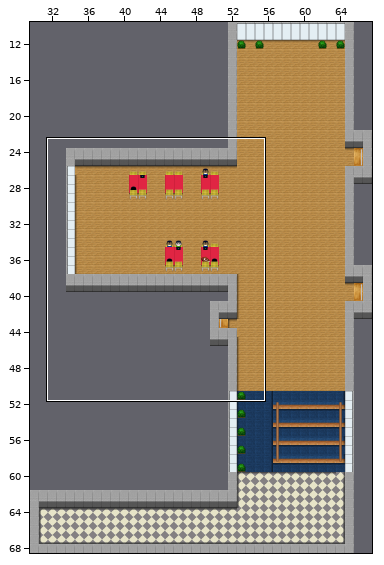
One commit to this Tiled map: zen-android/assets/data/maps/floor1.tmx. The first picture is a wide view before the edit; the outline marks the close-up.
Close-up. Before:
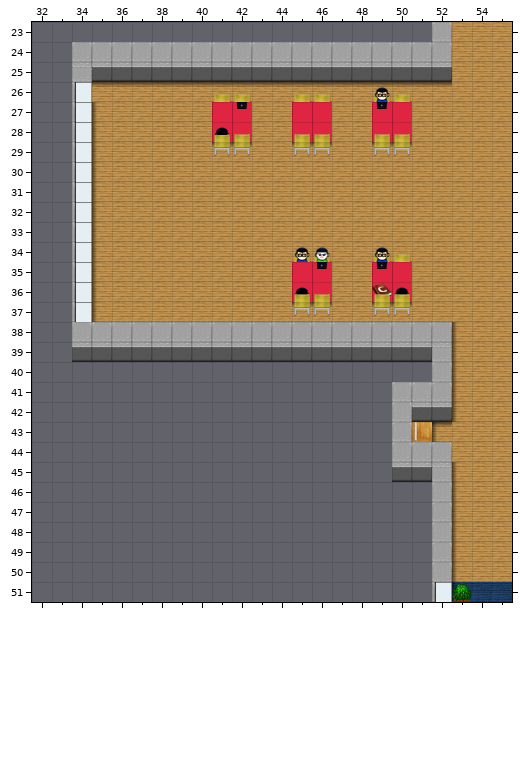
Cells are 32x32 px. Shown: x 32..55, y 23..51. The commit also changed other parts of the map, which this record leaves out.
New version:
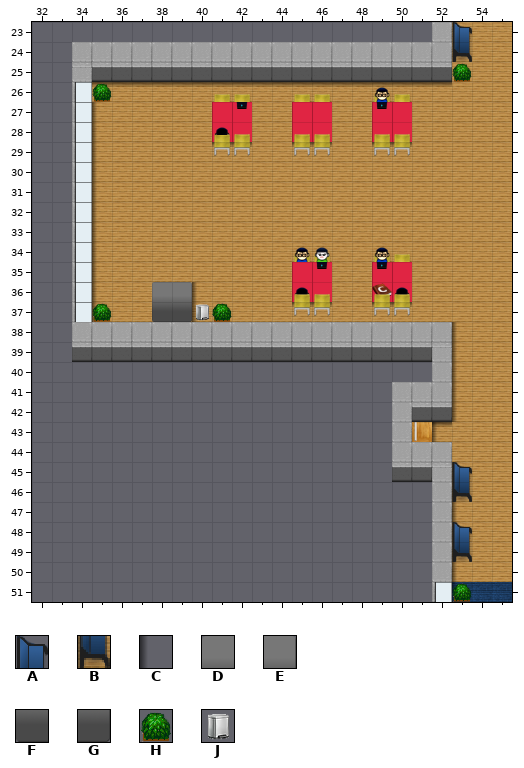
Key: from "fit": A 73, B 89, C 169, D 193, E 194, F 209, G 210, H 248, J 251.
_ is an empty cell, . an unchanged one.
See-through tiles are keyed as they look on the map.
Changes in this commit:
--- layer "background1"
@@ x 38..41 @@
-36 ___.
-37 ____
+36 DEC.
+37 FGCH
--- layer "walls"
@@ x 35..53 @@
-23 .................._
-24 .................._
-25 .................._
-26 _..................
+23 ..................A
+24 ..................B
+25 ..................H
+26 H..................
@@ x 35..41 @@
-37 _....__
+37 H....JH
@@ x 53..53 @@
-45 _
-46 _
+45 A
+46 B
@@ x 53..53 @@
-48 _
-49 _
+48 A
+49 B
Where, in picture pixels (left, top, right, bottom), the same in both close-ups:
added: (452, 22, 472, 82)
added: (92, 83, 112, 102)
added: (152, 282, 232, 322)
added: (92, 303, 112, 322)
added: (452, 462, 472, 502)
added: (452, 522, 472, 562)
